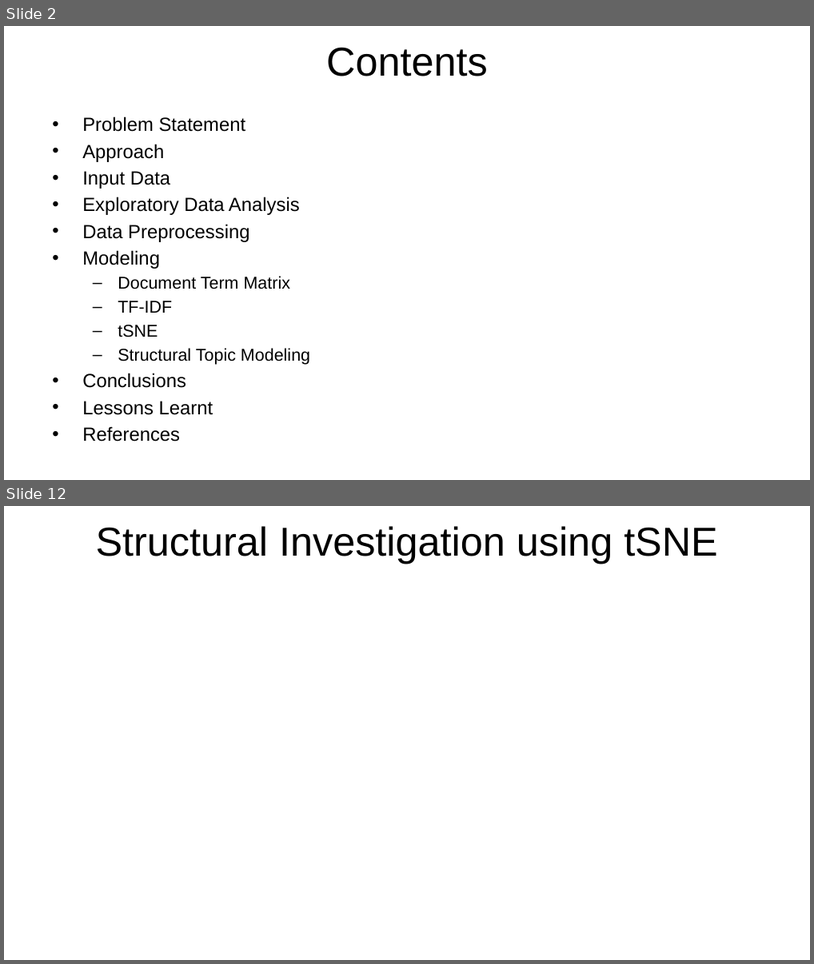
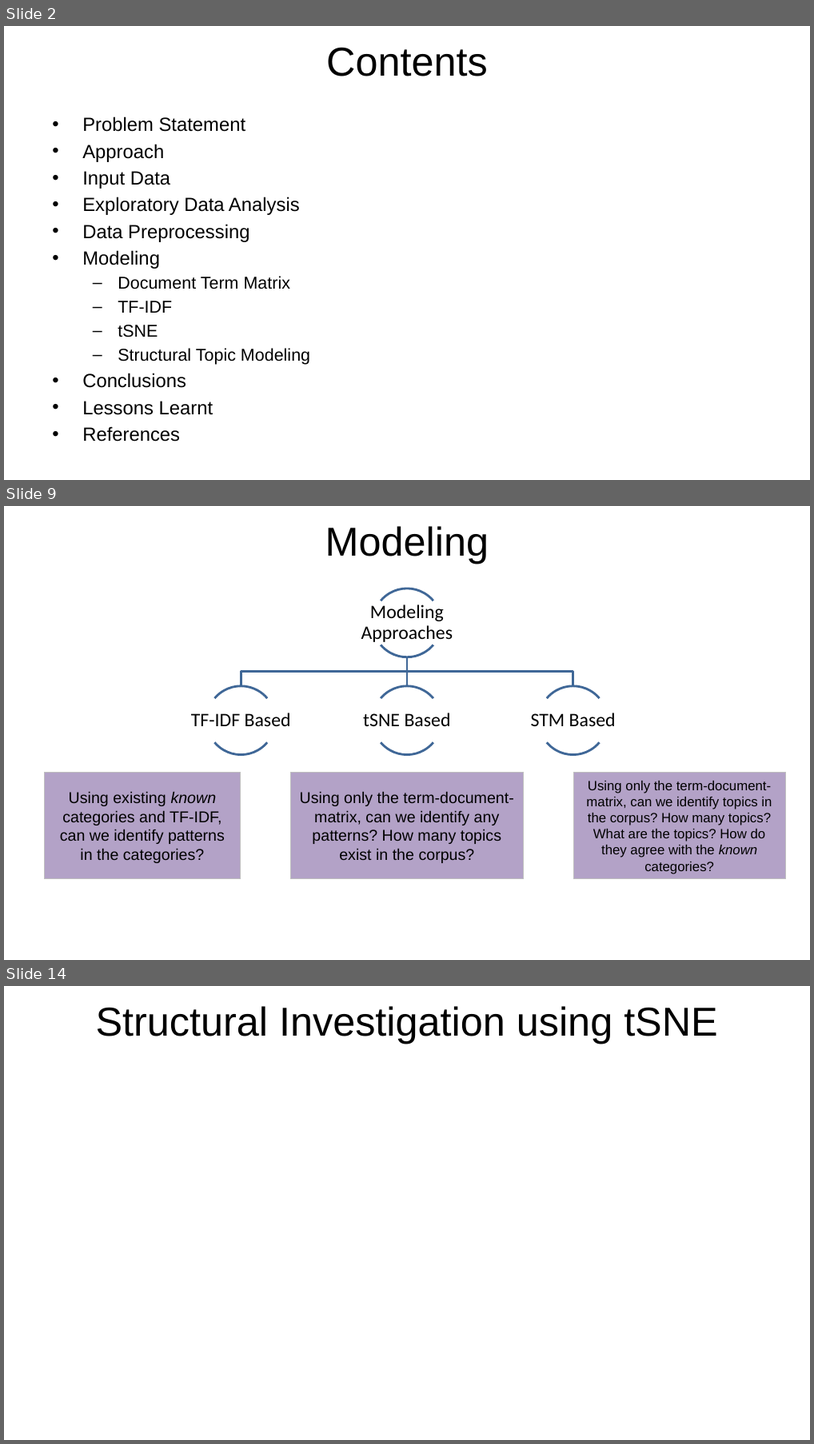
Before and after one commit to rsangole/453_TextAnalysis_FinalProject, a slide deck: reports/Final Report.pptx. Shown one above the other, each under a label of ours: slides 2 and 12 before the commit, slides 2, 9 and 14 after it; the slides between them are not shown. The pictures are 814x964 and 814x1444 pixels, drawn with LibreOffice and Linux fonts; fonts in the diff are those of the drawing; background and template pictures are left out. Boxes give left, top, right and bottom in pixels: in the first picture for what was removed or moved away, otherwise in the second. Text is boxed around its words. In the diff, an @@ line names an element or a change of style, - is before the commit and + after.

Commit message:
Overlap checker feature. tsne topic-number search. More report work.

```diff
--- a/reports/Final Report.pptx
+++ b/reports/Final Report.pptx
@@ slide 9 added at <box>4,506,810,960</box>, background picture (left out) @@
@@ title added at <box>326,526,489,564</box>, 36 pt, text #000000 @@
+Modeling
@@ group added at <box>191,588,616,754</box>: 8 arc (boxed as its full ellipse)s, 4 texts, 3 freeform shapes @@
+Modeling Approaches
+TF-IDF Based
+tSNE Based
+STM Based
@@ rectangle added at <box>44,772,240,879</box>, fill #B3A2C7, outline #BFBFBF 0.75 pt, 14 pt, text #000000 @@
+Using existing known categories and TF-IDF, can we identify patterns in the categories?
@@ rectangle added at <box>291,772,524,879</box>, fill #B3A2C7, outline #BFBFBF 0.75 pt, 14 pt, text #000000 @@
+Using only the term-document-matrix, can we identify any patterns? How many topics exist in the corpus?
@@ rectangle added at <box>574,772,786,879</box>, fill #B3A2C7, outline #BFBFBF 0.75 pt, 12 pt, text #000000 @@
+Using only the term-document-matrix, can we identify topics in the corpus? How many topics? What are the topics? How do they agree with the known categories?
@@ page number added at <box>582,926,770,950</box>, 12 pt, text #FFFFFF @@
+8
@@ what was slide 12 is now slide 14 @@
```
Also in this commit, not shown: 3 slides changed, 9 other slides added, 6 slides removed, 5 other files.
